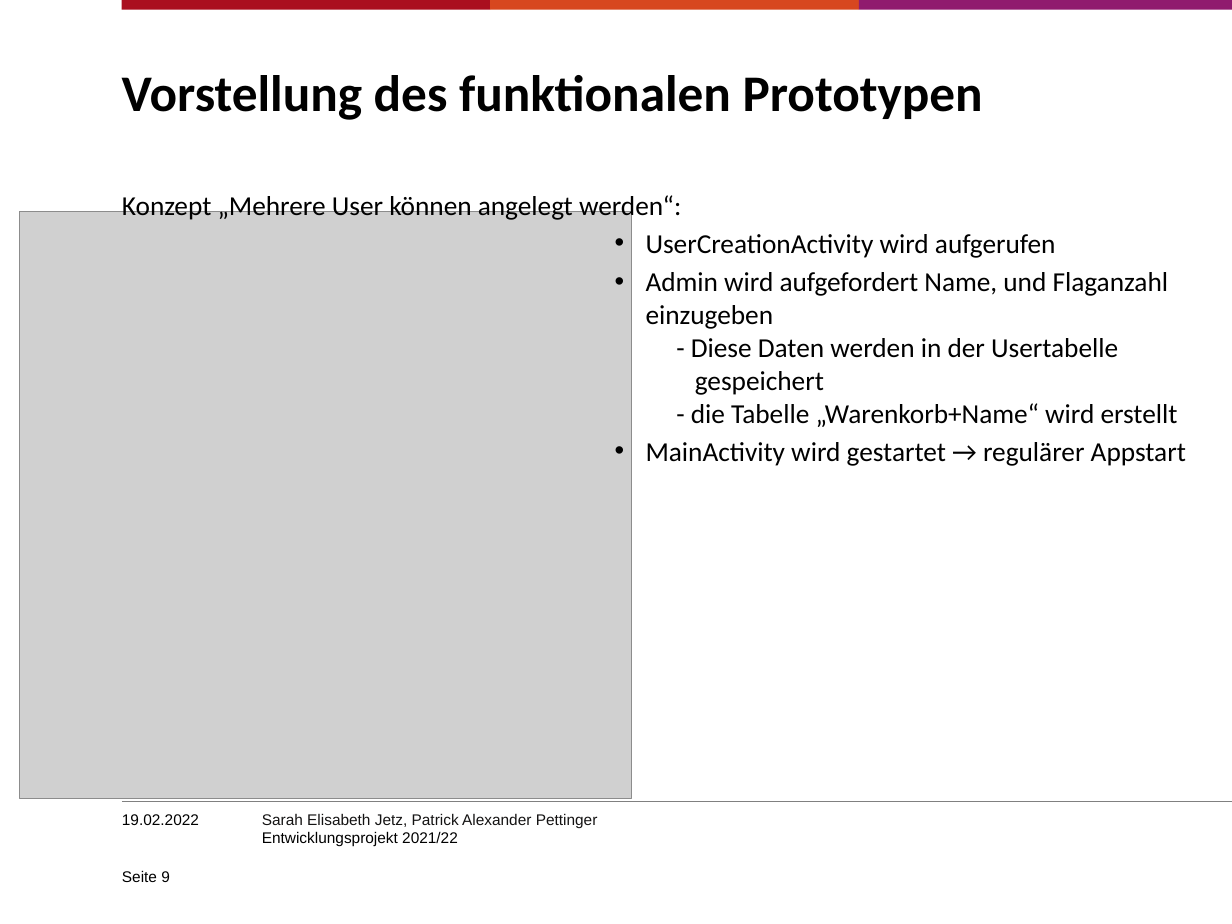
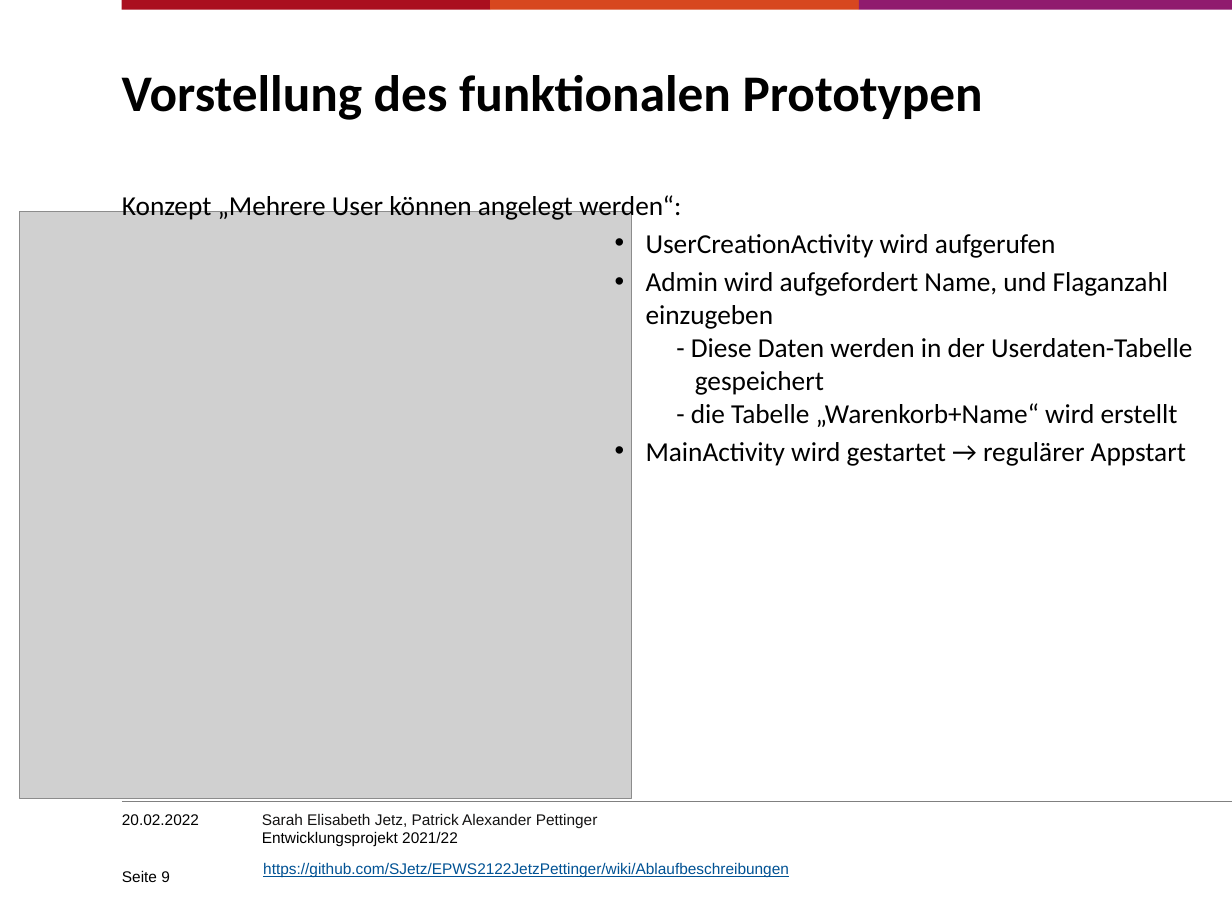
Before and after one commit to SJetz/EPWS2122JetzPettinger, a slide deck: slide 9 of Artefakte/Audit 4/Entwicklungsprojekt202122_PettingerJetz.pptx. Drawn at 1232x924 pixels with LibreOffice and Linux fonts; fonts in the diff are those of the drawing; grey boxes stand for pictures; background and template pictures are left out. Boxes give left, top, right and bottom in pixels: in the first picture for what was removed or moved away, otherwise in the second. Text is boxed around its words. In the diff, an @@ line names an element or a change of style, - is before the commit and + after.

```diff
--- a/Artefakte/Audit 4/Entwicklungsprojekt202122_PettingerJetz.pptx
+++ b/Artefakte/Audit 4/Entwicklungsprojekt202122_PettingerJetz.pptx
@@ text at <box>646,272,1192,427</box>: text changed @@
-                • Admin wird aufgefordert Name, und Flaganzahl einzugeben
-                  - Diese Daten werden in der Usertabelle
-                  gespeichert
-                  - die Tabelle „Warenkorb+Name“ wird erstellt
+                • Admin wird aufgefordert Name, und Flaganzahl einzugeben
+                  - Diese Daten werden in der Userdaten-Tabelle
+                  gespeichert
+                  - die Tabelle „Warenkorb+Name“ wird erstellt
@@ text at <box>122,814,199,825</box>: text changed @@
-19.02.2022
+20.02.2022
@@ text added at <box>263,862,789,878</box>, 9 pt, text #005294, underline @@
+https://github.com/SJetz/EPWS2122JetzPettinger/wiki/Ablaufbeschreibungen
```
Also in this commit, not shown: 13 other slides changed.
